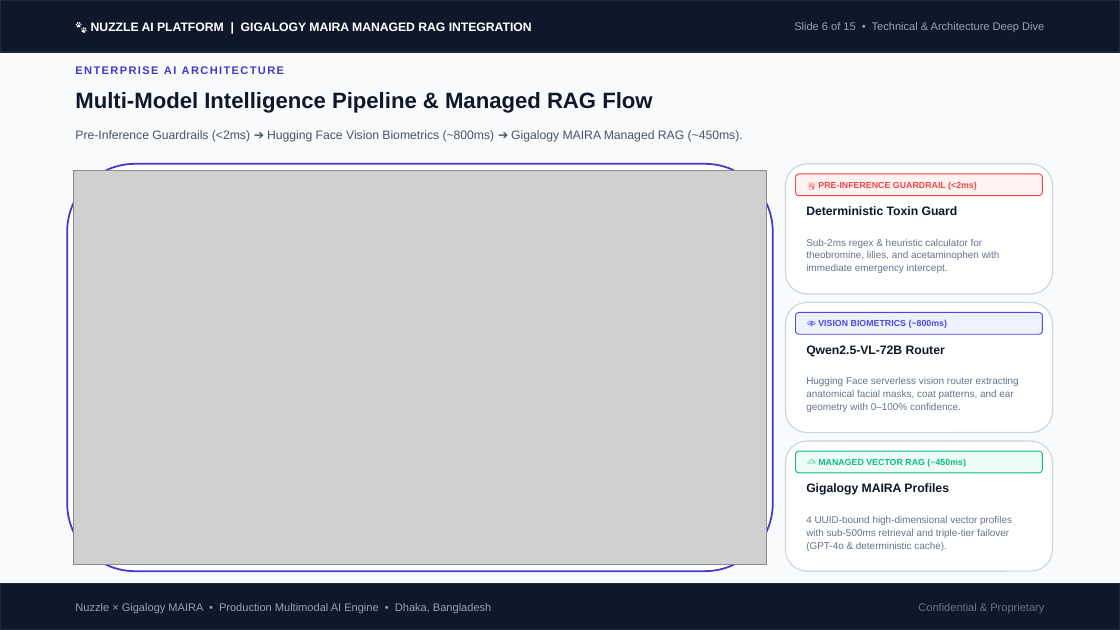
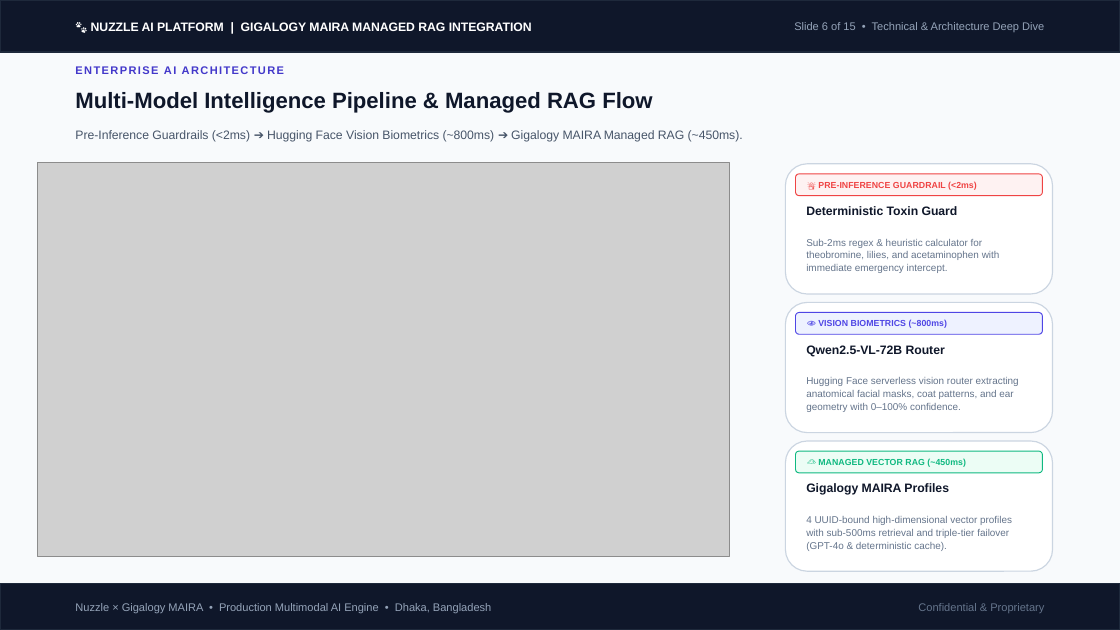
Before and after one commit to zafor2002/nuzzle-, a slide deck: slide 5 of presentation/Nuzzle_Gigalogy_MAIRA_AI_Integration.pptx. Drawn at 1120x630 pixels with LibreOffice and Linux fonts; fonts in the diff are those of the drawing; grey boxes stand for pictures. Boxes give left, top, right and bottom in pixels: in the first picture for what was removed or moved away, otherwise in the second. Text is boxed around its words. In the diff, an @@ line names an element or a change of style, - is before the commit and + after.

```diff
--- a/presentation/Nuzzle_Gigalogy_MAIRA_AI_Integration.pptx
+++ b/presentation/Nuzzle_Gigalogy_MAIRA_AI_Integration.pptx
@@ picture: place and size @@
-picture at <box>74,171,766,565</box>
+picture at <box>38,163,730,557</box>
@@ rounded rectangle removed at <box>67,164,773,571</box> @@
```
Also in this commit, not shown: 14 other slides changed, 4 other files.
